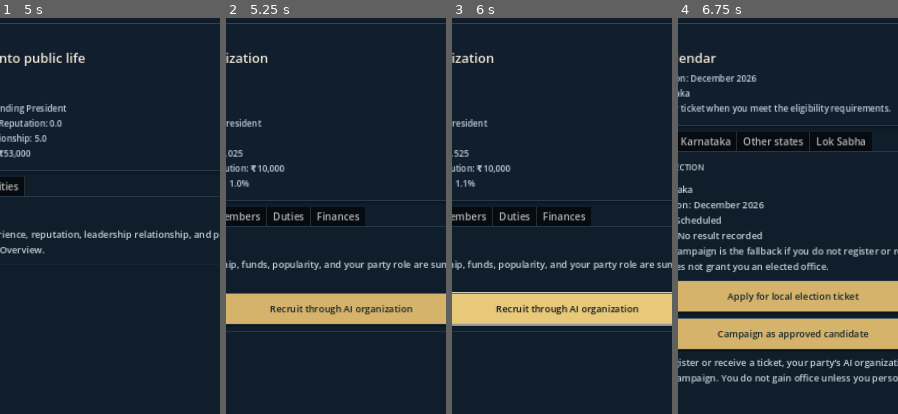
Above: before the commit, frames 1-4 (left to right).
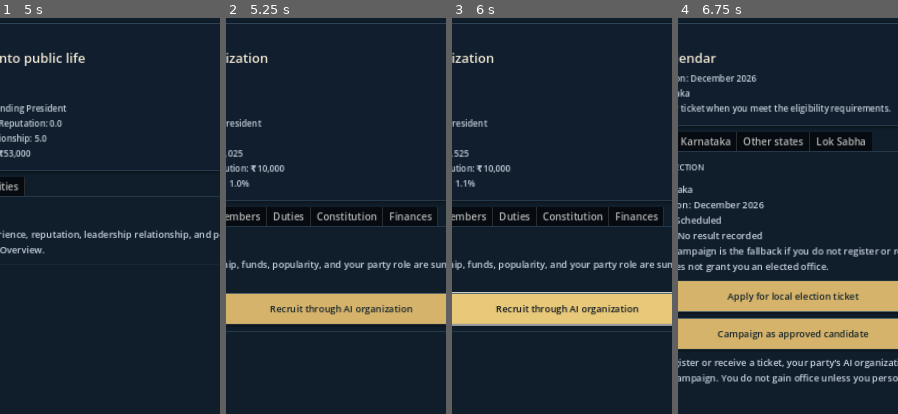
Above: after the commit, the same moments.

Repository: dhanushpoojary9740-boop/political-world
Game: Godot game, scene res://main.tscn
Two runs of this game, one before a commit and one after it. Both use one fixed random seed, a clock stepped at 60 frames per second and the inputs below.
Inputs (mouse positions are % of the whole screen's width and height, from its top left):
- Up to frame 1 (5 s): click (50, 19) at 0.52 s; type "Alex" at 0.6 s; click (50, 30) at 0.75 s; type "12" at 0.83 s; click (50, 37) at 0.98 s; type "Alex" at 1.07 s; click "FOUND MY OWN PARTY" at 1.25 s; click "SAVE GAME NOW" at 2 s; click "ADVANCE ONE MONTH" at 2.75 s; click "Overview" at 3.5 s; click "Career" at 4.25 s
- Up to frame 2 (5.25 s): click "Party" at 5 s
- Up to frame 3 (6 s): click "Recruit through AI organizati…" at 5.75 s
- Up to frame 4 (6.75 s): click "Elections" at 6.5 s
The pictures show only the part of the screen within x 24-74%, y 10-60%; the shares and areas given below are measured in that part.

Frame 1 is identical in both runs. In frame 2, 1.7% of the frame differs, in the area x 41-97%, y 47-53%; in frame 3, 1.7%; in frame 4, nothing differs.

Commit message:
fix: synchronize party constitution and election status

Diff:
--- a/scripts/main.gd
+++ b/scripts/main.gd
@@ -36,6 +36,12 @@
 var duty_member_picker: OptionButton
 var duty_role_picker: OptionButton
 var party_member_status: Label
+var constitution_model_picker: OptionButton
+var constitution_term_picker: OptionButton
+var constitution_status: Label
+var internal_candidate_picker: OptionButton
+var internal_election_status: Label
+var party_office_picker: OptionButton
 var election_detail_labels: Dictionary = {}
 var karnataka_command_status: Label
 var karnataka_budget: SpinBox
@@ -359,6 +365,41 @@
 		duty_role_picker.add_item(duty)
 	party_duties.add_child(duty_role_picker)
 	_add_button(party_duties, "ASSIGN SELECTED DUTY", _on_assign_party_duty)
+
+	var party_constitution := _new_tab(party_tabs, "Constitution")
+	_add_section_title(party_constitution, "PARTY CONSTITUTION")
+	_add_body(party_constitution, "Set internal leadership rules and appoint office bearers. These choices never grant elected government authority.")
+	_add_body(party_constitution, "LEADERSHIP MODEL")
+	constitution_model_picker = OptionButton.new()
+	constitution_model_picker.custom_minimum_size = Vector2(0, 44)
+	for model in ["Founder-led", "Member election", "Delegate election"]:
+		constitution_model_picker.add_item(model)
+	party_constitution.add_child(constitution_model_picker)
+	_add_body(party_constitution, "PRESIDENTIAL TERM")
+	constitution_term_picker = OptionButton.new()
+	constitution_term_picker.custom_minimum_size = Vector2(0, 44)
+	for term in ["2 years", "3 years", "4 years", "5 years", "6 years"]:
+		constitution_term_picker.add_item(term)
+	constitution_term_picker.select(3)
+	party_constitution.add_child(constitution_term_picker)
+	_add_button(party_constitution, "ADOPT / UPDATE CONSTITUTION", _on_adopt_constitution)
+	constitution_status = _add_body(party_constitution, "No constitution adopted yet.")
+	_add_section_title(party_constitution, "INTERNAL PRESIDENTIAL ELECTION")
+	_add_body(party_constitution, "Use Member election or Delegate election for a contested vote. Nominate at least two candidates; current nominations and the most recent completed election are shown separately.")
+	internal_candidate_picker = OptionButton.new()
+	internal_candidate_picker.custom_minimum_size = Vector2(0, 44)
+	party_constitution.add_child(internal_candidate_picker)
+	_add_button(party_constitution, "NOMINATE SELECTED CANDIDATE", _on_nominate_internal_candidate)
+	_add_button(party_constitution, "HOLD PRESIDENTIAL ELECTION", _on_hold_internal_election)
+	internal_election_status = _add_body(party_constitution, "No internal election held yet.")
+	_add_section_title(party_constitution, "APPOINT PARTY OFFICE BEARERS")
+	party_office_picker = OptionButton.new()
+	party_office_picker.custom_minimum_size = Vector2(0, 44)
+	for office in ["General Secretary", "Treasurer", "Vice President", "Organization Secretary"]:
+		party_office_picker.add_item(office)
+	party_constitution.add_child(party_office_picker)
+	_add_button(party_constitution, "APPOINT SELECTED MEMBER", _on_appoint_party_office)
+	_add_body(party_constitution, "Select a member in Party > Duties before appointing. Office-bearers are internal party officials; the player remains subject to their actual elected mandate.")
 
 	var party_finances := _new_tab(party_tabs, "Finances")
 	_add_section_title(party_finances, "PERSONAL, PARTY & CAMPAIGN ACCOUNTS")
@@ -1081,12 +1122,72 @@
 	_refresh()
 	_save_progress()
 
+func _on_adopt_constitution() -> void:
+	var model := constitution_model_picker.get_item_text(constitution_model_picker.selected)
+	var term := constitution_term_picker.selected + 2
+	constitution_status.text = world.adopt_party_constitution(model, term)
+	_refresh()
+	_save_progress()
+
+func _on_appoint_party_office() -> void:
+	if duty_member_picker.item_count == 0:
+		constitution_status.text = "Add or recruit a member, then select them under Party > Duties."
+		return
+	var member_id := str(duty_member_picker.get_item_metadata(duty_member_picker.selected))
+	var office := party_office_picker.get_item_text(party_office_picker.selected)
+	constitution_status.text = world.appoint_party_office_bearer(member_id, office)
+	_refresh()
+	_save_progress()
+
+func _on_nominate_internal_candidate() -> void:
+	if not is_instance_valid(internal_candidate_picker) or internal_candidate_picker.item_count == 0:
+		internal_election_status.text = "Add party members or choose yourself as a candidate."
+		return
+	var candidate_id := str(internal_candidate_picker.get_item_metadata(internal_candidate_picker.selected))
+	internal_election_status.text = world.nominate_party_president_candidate(candidate_id)
+	_refresh_party_members()
+	_save_progress()
+
+func _on_hold_internal_election() -> void:
+	internal_election_status.text = world.hold_party_presidential_election()
+	_refresh()
+	_save_progress()
+
 func _refresh_party_members() -> void:
 	if not is_instance_valid(party_member_area) or not is_instance_valid(duty_member_picker):
 		return
 	for child in party_member_area.get_children():
 		child.queue_free()
 	duty_member_picker.clear()
+	if is_instance_valid(internal_candidate_picker):
+		internal_candidate_picker.clear()
+		internal_candidate_picker.add_item("You (founder)")
+		internal_candidate_picker.set_item_metadata(0, "founder")
+	var constitution := world.party_constitution()
+	# Keep the controls synchronized with the saved constitution; never show a default
+	# dropdown value that differs from the active party rules.
+	if not constitution.is_empty():
+		var saved_model := str(constitution.get("leadership_model", "Founder-led"))
+		for model_index in range(constitution_model_picker.item_count):
+			if constitution_model_picker.get_item_text(model_index) == saved_model:
+				constitution_model_picker.select(model_index)
+				break
+		var saved_term := int(constitution.get("president_term_years", 5))
+		var term_index := clampi(saved_term - 2, 0, constitution_term_picker.item_count - 1)
+		constitution_term_picker.select(term_index)
+	if is_instance_valid(constitution_status) and not constitution.is_empty():
+		var bearers: Dictionary = constitution.get("office_bearers", {})
+		var lines: Array[String] = []
+		if bool(constitution.get("constitution_adopted", false)):
+			lines.append("Adopted: %s leadership • %d-year term" % [str(constitution.get("leadership_model", "Founder-led")), int(constitution.get("president_term_years", 5))])
+		else:
+			lines.append("No constitution adopted yet.")
+		for office in bearers.keys():
+			var bearer: Dictionary = bearers[office]
+			lines.append("%s: %s" % [str(office), str(bearer.get("name", "Unassigned"))])
+		constitution_status.text = "\n".join(lines)
+		if is_instance_valid(internal_election_status):
+			internal_election_status.text = world.party_internal_election_summary()
 	var roster: Array = world.get_player_party_members()
 	for member_variant in roster:
 		var member: Dictionary = member_variant
@@ -1105,6 +1206,9 @@
 		party_member_area.add_child(row)
 		duty_member_picker.add_item(str(member.get("name", "Member")))
 		duty_member_picker.set_item_metadata(duty_member_picker.item_count - 1, str(member.get("id", "")))
+		if is_instance_valid(internal_candidate_picker):
+			internal_candidate_picker.add_item(str(member.get("name", "Member")))
+			internal_candidate_picker.set_item_metadata(internal_candidate_picker.item_count - 1, str(member.get("id", "")))
 	if roster.is_empty():
 		var empty_label := Label.new()
 		empty_label.text = "No named roster records yet. Add a member above."
--- a/scripts/world_simulation.gd
+++ b/scripts/world_simulation.gd
@@ -693,6 +693,221 @@
 func _month_name(value: int) -> String:
 	var names := ["January", "February", "March", "April", "May", "June", "July", "August", "September", "October", "November", "December"]
 	return names[clampi(value - 1, 0, 11)]
+
+func party_constitution() -> Dictionary:
+	if player_party_id == "" or not parties.has(player_party_id):
+		return {}
+	var party: Dictionary = parties[player_party_id]
+	return {
+		"leadership_model": str(party.get("leadership_model", "Founder-led")),
+		"president_term_years": int(party.get("president_term_years", 5)),
+		"constitution_adopted": bool(party.get("constitution_adopted", false)),
+		"office_bearers": party.get("office_bearers", {})
+	}
+
+func adopt_party_constitution(leadership_model: String, term_years: int) -> String:
+	if player_party_id == "" or not parties.has(player_party_id):
+		return "You must belong to a party first."
+	if leadership_model not in ["Founder-led", "Member election", "Delegate election"]:
+		return "Choose a valid leadership model."
+	var party: Dictionary = parties[player_party_id]
+	party["leadership_model"] = leadership_model
+	party["president_term_years"] = clampi(term_years, 2, 6)
+	party["constitution_adopted"] = true
+	if not party.has("office_bearers"):
+		party["office_bearers"] = {}
+	parties[player_party_id] = party
+	return "Party constitution adopted: %s leadership, %d-year president term. These rules govern internal party leadership only." % [leadership_model, clampi(term_years, 2, 6)]
+
+
+func nominate_party_president_candidate(candidate_id: String) -> String:
+	if player_party_id == "" or not parties.has(player_party_id):
+		return "You must belong to a party first."
+	var party: Dictionary = parties[player_party_id]
+	if not bool(party.get("constitution_adopted", false)):
+		return "Adopt a party constitution before opening leadership nominations."
+	if str(party.get("leadership_model", "Founder-led")) == "Founder-led":
+		return "Founder-led rules do not hold contested presidential elections. Update the constitution to Member election or Delegate election."
+	var candidate_name := ""
+	if candidate_id == "founder":
+		candidate_name = character_name
+	else:
+		for member_variant in party.get("member_records", []):
+			var member: Dictionary = member_variant
+			if str(member.get("id", "")) == candidate_id:
+				candidate_name = str(member.get("name", ""))
+				break
+	if candidate_name.is_empty():
+		return "Choose yourself or a current party member as the candidate."
+	var election: Dictionary = party.get("internal_election", {"nominations": [], "history": []})
+	var nominations: Array = election.get("nominations", [])
+	for item in nominations:
+		if str(item.get("candidate_id", "")) == candidate_id:
+			return "That candidate is already nominated."
+	nominations.append({"candidate_id": candidate_id, "candidate_name": candidate_name})
+	election["nominations"] = nominations
+	party["internal_election"] = election
+	parties[player_party_id] = party
+	return "%s is nominated for party president. Nominate at least one other candidate before holding the election." % candidate_name
+
+func hold_party_presidential_election() -> String:
+	if player_party_id == "" or not parties.has(player_party_id):
+		return "You must belong to a party first."
+	var party: Dictionary = parties[player_party_id]
+	if not bool(party.get("constitution_adopted", false)):
+		return "Adopt a party constitution before holding a leadership election."
+	if str(party.get("leadership_model", "Founder-led")) == "Founder-led":
+		return "Your constitution uses Founder-led rules. Change it to Member election or Delegate election to hold a contested election."
+	var election: Dictionary = party.get("internal_election", {"nominations": [], "history": []})
+	var nominations: Array = election.get("nominations", [])
+	if nominations.size() < 2:
+		return "At least two nominated candidates are required for a contested leadership election."
+
+	var records: Array = party.get("member_records", [])
+	var candidates: Array[Dictionary] = []
+	for nomination_variant in nominations:
+		var nomination: Dictionary = nomination_variant
+		var candidate_id := str(nomination.get("candidate_id", ""))
+		var valid := candidate_id == "founder"
+		if not valid:
+			for member_variant in records:
+				var member: Dictionary = member_variant
+				if str(member.get("id", "")) == candidate_id:
+					valid = true
+					break
+		if valid:
+			candidates.append(nomination)
+	if candidates.size() < 2:
+		return "At least two valid nominated candidates are required. Review nominations and try again."
+
+	# Every eligible named party member receives one ballot. The founder is included
+	# as a voter, and each roster member votes once. Preferences are deterministic
+	# so the same saved party state produces the same count.
+	var voters: Array[Dictionary] = [{"id": "founder", "name": character_name, "duty": "Founder"}]
+	for member_variant in records:
+		var member: Dictionary = member_variant
+		var voter_id := str(member.get("id", ""))
+		if voter_id != "" and voter_id != "founder":
+			voters.append({"id": voter_id, "name": str(member.get("name", "Member")), "duty": str(member.get("duty", "Volunteer"))})
+
+	var vote_totals: Dictionary = {}
+	var ballots: Array[Dictionary] = []
+	for candidate in candidates:
+		vote_totals[str(candidate.get("candidate_id", ""))] = 0
+
+	for voter in voters:
+		var voter_id := str(voter.get("id", ""))
+		var voter_duty := str(voter.get("duty", "Volunteer"))
+		var best_candidate: Dictionary = candidates[0]
+		var best_score := -999999
+		for candidate_index in range(candidates.size()):
+			var candidate: Dictionary = candidates[candidate_index]
+			var candidate_id := str(candidate.get("candidate_id", ""))
+			var score := 10
+			if candidate_id == voter_id:
+				score += 8
+			if candidate_id == str(party.get("president_member_id", "")):
+				score += 3
+			if candidate_id == "founder":
+				score += int(reputation / 10.0)
+			else:
+				for member_variant in records:
+					var candidate_member: Dictionary = member_variant
+					if str(candidate_member.get("id", "")) == candidate_id:
+						var candidate_duty := str(candidate_member.get("duty", "Volunteer"))
+						if candidate_duty == voter_duty:
+							score += 3
+						if candidate_duty in ["Treasurer", "District Secretary", "State Organizer"]:
+							score += 2
+						break
+			# Stable tie-breaker avoids random or rerollable results.
+			score += maxi(0, candidates.size() - candidate_index)
+			if score > best_score:
+				best_score = score
+				best_candidate = candidate
+		var chosen_id := str(best_candidate.get("candidate_id", ""))
+		vote_totals[chosen_id] = int(vote_totals.get(chosen_id, 0)) + 1
+		ballots.append({"voter_id": voter_id, "voter_name": str(voter.get("name", "Member")), "candidate_id": chosen_id, "candidate_name": str(best_candidate.get("candidate_name", "Candidate"))})
+
+	var winner: Dictionary = {}
+	var winning_votes := -1
+	var results: Array[Dictionary] = []
+	for candidate in candidates:
+		var candidate_id := str(candidate.get("candidate_id", ""))
+		var votes := int(vote_totals.get(candidate_id, 0))
+		results.append({"candidate_id": candidate_id, "candidate_name": str(candidate.get("candidate_name", "Candidate")), "votes": votes, "vote_percent": (float(votes) * 100.0 / float(maxi(1, voters.size())))})
+		if votes > winning_votes:
+			winning_votes = votes
+			winner = candidate
+	if winner.is_empty():
+		return "The election could not be completed because no valid candidates remain."
+
+	var previous_president := str(party.get("president_name", "Not assigned"))
+	party["president_name"] = str(winner.get("candidate_name", ""))
+	party["president_member_id"] = str(winner.get("candidate_id", ""))
+	party["president_elected_year"] = year
+	party["president_elected_month"] = month
+	var history: Array = election.get("history", [])
+	history.append({
+		"year": year,
+		"month": month,
+		"previous_president": previous_president,
+		"winner": str(winner.get("candidate_name", "")),
+		"results": results,
+		"ballots": ballots,
+		"eligible_voters": voters.size(),
+		"votes_cast": ballots.size(),
+		"turnout_percent": 100.0
+	})
+	election["history"] = history
+	election["nominations"] = []
+	party["internal_election"] = election
+	parties[player_party_id] = party
+	if str(winner.get("candidate_id", "")) == "founder":
+		player_role = "Party President"
+		career_rank = "Party President"
+	else:
+		player_role = "Party Member"
+		career_rank = "Party Member"
+	var result_lines: Array[String] = ["Party presidential election held in %s %d." % [_month_name(month), year]]
+	result_lines.append("Ballots cast: %d of %d eligible voters." % [ballots.size(), voters.size()])
+	for result in results:
+		result_lines.append("%s: %d votes (%.1f%%)" % [str(result.get("candidate_name", "")), int(result.get("votes", 0)), float(result.get("vote_percent", 0.0))])
+	result_lines.append("Winner: %s. Party leadership does not grant government office." % str(winner.get("candidate_name", "")))
+	return "\n".join(result_lines)
+
+func party_internal_election_summary() -> String:
+	if player_party_id == "" or not parties.has(player_party_id):
+		return "No party available."
+	var party: Dictionary = parties[player_party_id]
+	var election: Dictionary = party.get("internal_election", {})
+	var lines: Array[String] = ["Current president: %s" % str(party.get("president_name", "Not assigned")), "Current nominations:"]
+	var nominations: Array = election.get("nominations", [])
+	lines.append("Nominated candidates: %d / 2 minimum" % nominations.size())
+	for candidate in nominations:
+		lines.append("• %s" % str(candidate.get("candidate_name", "Candidate")))
+	var history: Array = election.get("history", [])
+	if not history.is_empty():
+		var last: Dictionary = history[history.size() - 1]
+		lines.append("Most recent completed election: %s %d — winner %s" % [_month_name(int(last.get("month", 1))), int(last.get("year", year)), str(last.get("winner", ""))])
+	return "\n".join(lines)
+
+func appoint_party_office_bearer(member_id: String, office: String) -> String:
+	if player_party_id == "" or not parties.has(player_party_id):
+		return "You must belong to a party first."
+	if office not in ["General Secretary", "Treasurer", "Vice President", "Organization Secretary"]:
+		return "Choose a valid internal party office."
+	var party: Dictionary = parties[player_party_id]
+	var records: Array = party.get("member_records", [])
+	for member_variant in records:
+		var member: Dictionary = member_variant
+		if str(member.get("id", "")) == member_id:
+			var bearers: Dictionary = party.get("office_bearers", {})
+			bearers[office] = {"member_id": member_id, "name": str(member.get("name", "Member"))}
+			party["office_bearers"] = bearers
+			parties[player_party_id] = party
+			return "%s appointed as %s. This is an internal party role, not a government office." % [str(member.get("name", "Member")), office]
+	return "Selected party member was not found."
 
 func start_career(name: String, age: int, city: String, path: String, party_name: String = "", founder_contribution: int = 10000) -> bool:
 	var clean_name := name.strip_edges()
@@ -1508,7 +1723,7 @@
 
 func save_game() -> bool:
 	var save_data: Dictionary = {
-		"save_version": 10,
+		"save_version": 11,
 		"year": year,
 		"month": month,
 		"character_name": character_name,
